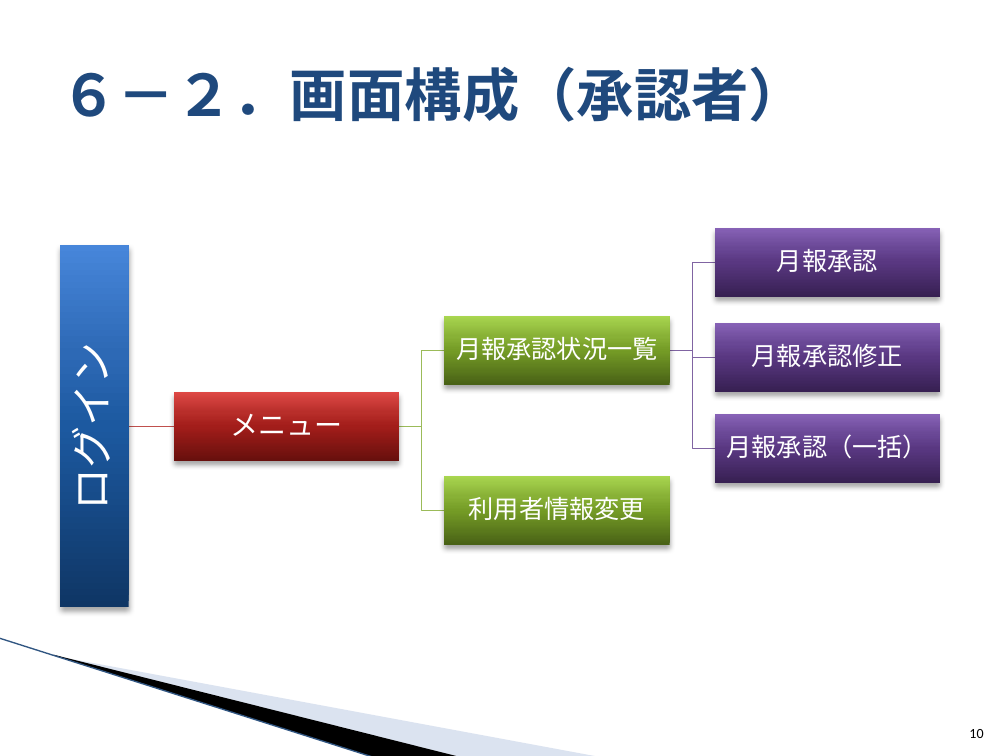
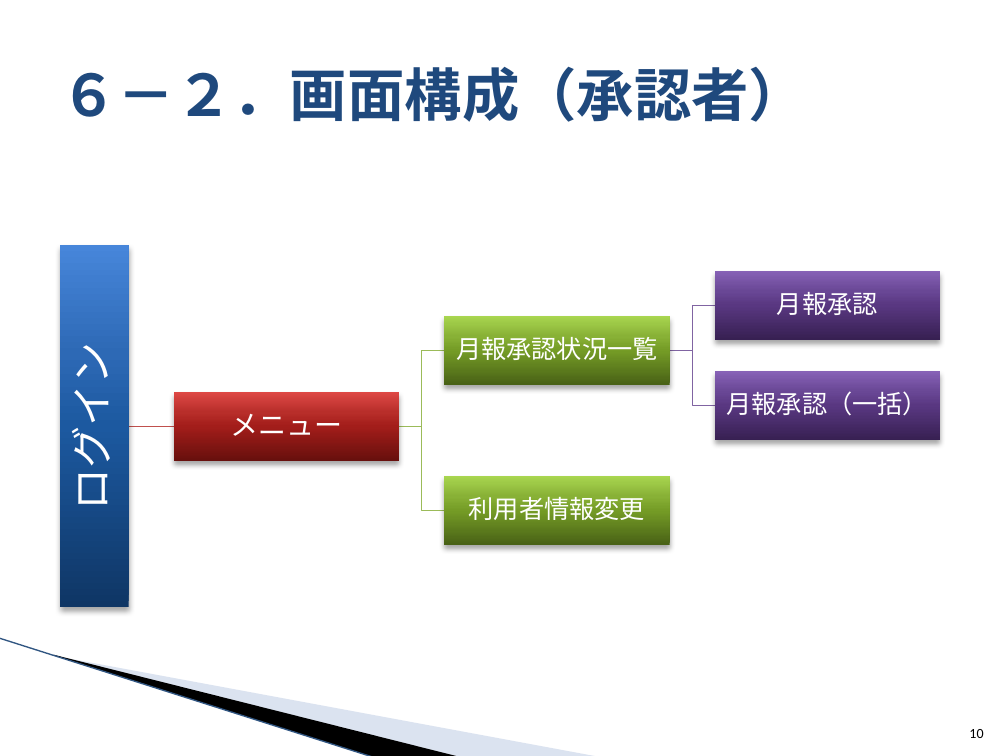
Before and after one commit to around7days/AppFreeMemo, a slide deck: slide 10 of 設計書/00_提案/1_月報管理システム 提案資料.pptx. Drawn at 1008x756 pixels with LibreOffice and Linux fonts; fonts in the diff are those of the drawing; background and template pictures are left out. Boxes give left, top, right and bottom in pixels: in the first picture for what was removed or moved away, otherwise in the second. Text is boxed around its words. In the diff, an @@ line names an element or a change of style, - is before the commit and + after.

```diff
--- a/設計書/00_提案/1_月報管理システム 提案資料.pptx
+++ b/設計書/00_提案/1_月報管理システム 提案資料.pptx
@@ text "月報承認": place and size @@
-text "月報承認" at box(777, 249, 878, 272)
+text "月報承認" at box(777, 292, 878, 315)
@@ rectangle: place and size @@
-rectangle at box(715, 228, 940, 296)
+rectangle at box(715, 271, 940, 340)
@@ freeform shape: place and size @@
-freeform shape at box(669, 262, 715, 350)
+freeform shape at box(669, 305, 715, 351)
@@ rectangle removed at box(715, 324, 940, 392) @@
@@ freeform shape: place and size @@
-freeform shape at box(669, 350, 715, 449)
+freeform shape at box(669, 350, 715, 405)
@@ freeform shape removed at box(669, 345, 715, 355) @@
@@ text removed at box(752, 344, 903, 367) @@
-月報承認修正
@@ text "月報承認（一括）": place and size @@
-text "月報承認（一括）" at box(727, 434, 929, 458)
+text "月報承認（一括）" at box(727, 391, 929, 415)
@@ rectangle: place and size @@
-rectangle at box(715, 414, 940, 483)
+rectangle at box(715, 371, 940, 439)
```
Also in this commit, not shown: 2 other slides changed, 8 other files.
